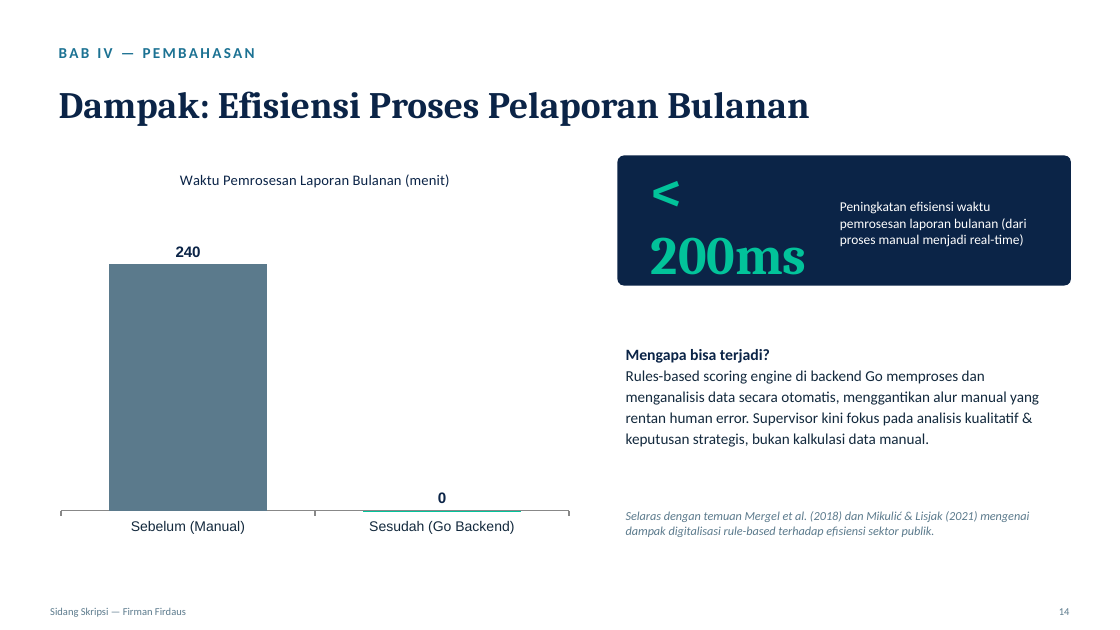
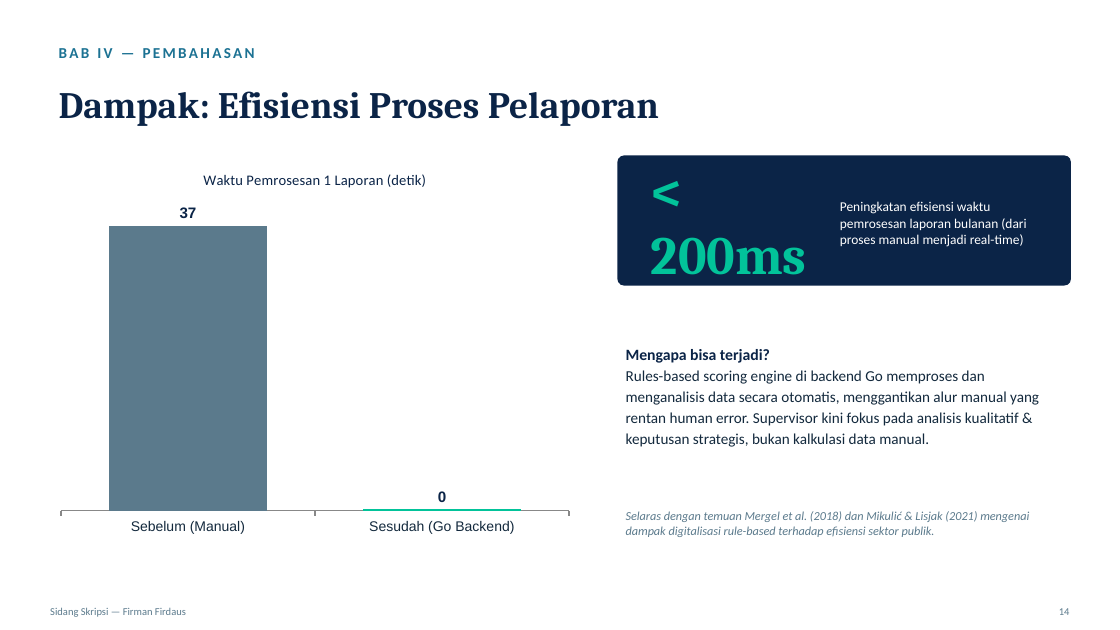
Before and after one commit to avvy-lavoienne/skripsi, a slide deck: slide 13 of Skripsi_Firman_Firdaus.pptx. Drawn at 1120x630 pixels with LibreOffice and Linux fonts; fonts in the diff are those of the drawing. Boxes give left, top, right and bottom in pixels: in the first picture for what was removed or moved away, otherwise in the second. Text is boxed around its words. In the diff, an @@ line names an element or a change of style, - is before the commit and + after.

Commit message:
fix minor

```diff
--- a/Skripsi_Firman_Firdaus.pptx
+++ b/Skripsi_Firman_Firdaus.pptx
@@ text at (59,91,659,126): text changed @@
-Dampak: Efisiensi Proses Pelaporan Bulanan
+Dampak: Efisiensi Proses Pelaporan
@@ column chart at (50,155,580,542) @@
@@ title "Waktu Pemrosesan Laporan Bulanan (menit)" to "Waktu Pemrosesan 1 Laporan (detik)" @@
@@ Series 1, Sebelum (Manual): 240 to 37 @@
```
Also in this commit, not shown: 1 other slide changed.
